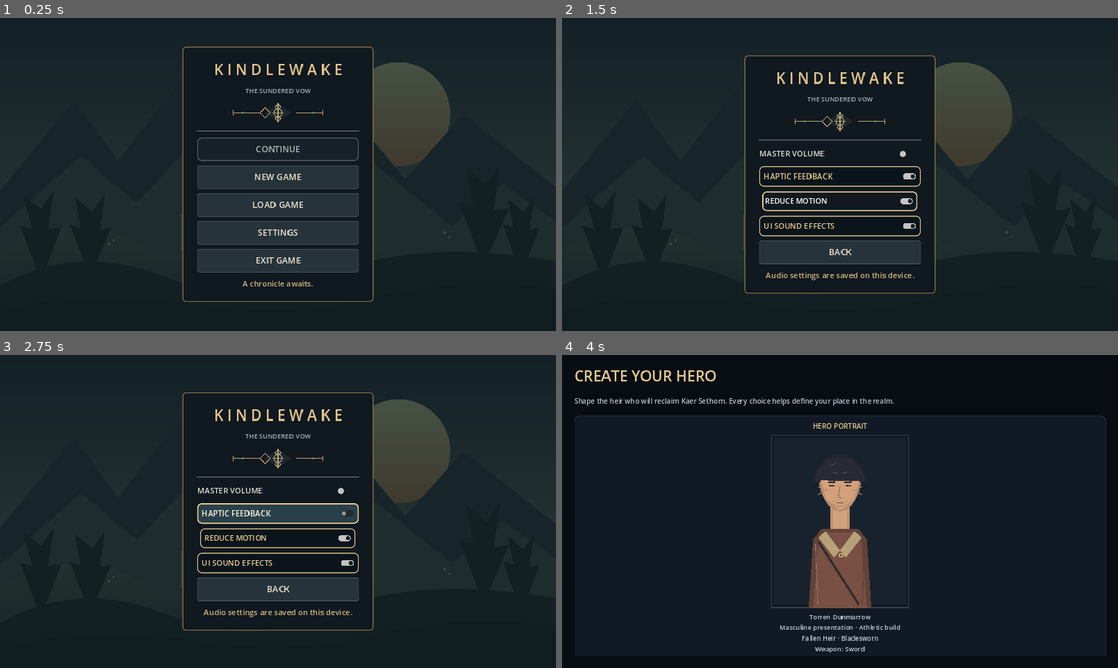
Above: before the commit, frames 1-4 (two rows, left to right).
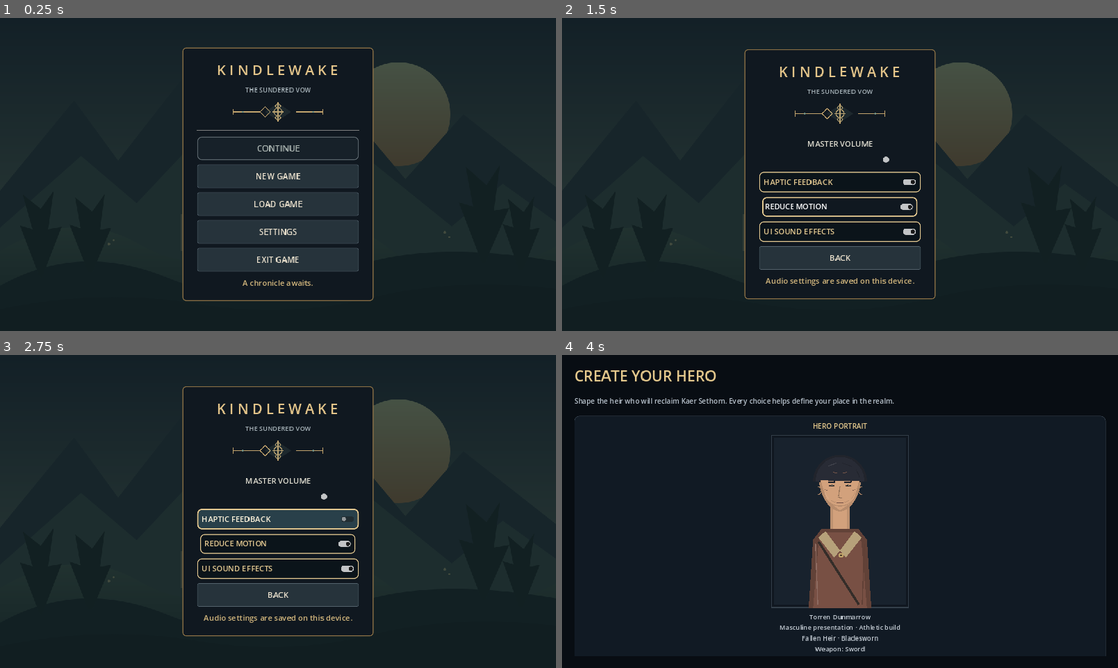
Above: after the commit, the same moments.

Repository: ninjun42215-gif/KindleWake
Game: Godot game, scene res://TitleScreen.tscn
The game is run twice, just before and just after one commit, with the same random seed, the same clock (stepped at 60 frames per second) and the same inputs.
Inputs:
- Up to frame 1 (0.25 s): no input
- Up to frame 2 (1.5 s): click "SETTINGS" at 0.5 s; click "REDUCE MOTION" at 1.25 s
- Up to frame 3 (2.75 s): click "HAPTIC FEEDBACK" at 2 s
- Up to frame 4 (4 s): click "BACK" at 2.75 s; click "NEW GAME" at 3.5 s

The runs differ from the first frame. In frame 1, 3.1% of the frame differs, in the area x 32-68%, y 9-91%; in frame 2, 5.3%; in frame 3, 6.1%, in the area x 32-68%, y 10-90%; in frame 4, nothing differs.

Commit message:
fix(ui): make title screen layout responsive on phones

Diff:
--- a/Kindlewake/scripts/ui/title_screen.gd
+++ b/Kindlewake/scripts/ui/title_screen.gd
@@ -52,29 +52,35 @@
     center.set_anchors_and_offsets_preset(Control.PRESET_FULL_RECT)
     add_child(center)
 
+    var viewport_size := get_viewport_rect().size
+    var compact := viewport_size.x < 420.0
     var panel := PanelContainer.new()
-    panel.custom_minimum_size = Vector2(maxf(300.0, minf(440.0, get_viewport_rect().size.x - 28.0)), 0)
+    # Keep the panel inside the usable viewport on narrow phones; never force
+    # a 300 px minimum that can push its edges off-screen.
+    panel.custom_minimum_size = Vector2(maxf(220.0, minf(440.0, viewport_size.x - 32.0)), 0)
     panel.size_flags_horizontal = Control.SIZE_SHRINK_CENTER
     var style := StyleBoxFlat.new()
     style.bg_color = Color("#101820")
     style.border_color = Color("#8b7045")
-    style.set_border_width_all(2)
-    style.set_corner_radius_all(8)
-    style.content_margin_left = 18 if get_viewport_rect().size.x < 480.0 else 34
-    style.content_margin_right = 18 if get_viewport_rect().size.x < 480.0 else 34
-    style.content_margin_top = 28
-    style.content_margin_bottom = 28
+    style.set_border_width_all(1 if compact else 2)
+    style.set_corner_radius_all(6 if compact else 8)
+    var side_margin := 12.0 if viewport_size.x < 380.0 else (18.0 if compact else 34.0)
+    style.content_margin_left = side_margin
+    style.content_margin_right = side_margin
+    style.content_margin_top = 20.0 if compact else 28.0
+    style.content_margin_bottom = 20.0 if compact else 28.0
     panel.add_theme_stylebox_override("panel", style)
     center.add_child(panel)
 
     root_box = VBoxContainer.new()
-    root_box.add_theme_constant_override("separation", 13)
+    root_box.add_theme_constant_override("separation", 9 if compact else 13)
     panel.add_child(root_box)
 
     var title := Label.new()
     title.text = "K I N D L E W A K E"
     title.horizontal_alignment = HORIZONTAL_ALIGNMENT_CENTER
-    title.add_theme_font_size_override("font_size", 28 if get_viewport_rect().size.x < 480.0 else 34)
+    title.size_flags_horizontal = Control.SIZE_EXPAND_FILL
+    title.add_theme_font_size_override("font_size", 19 if viewport_size.x < 340.0 else (23 if compact else 32))
     title.add_theme_color_override("font_color", Color("#e4c58a"))
     root_box.add_child(title)
 
@@ -87,7 +93,8 @@
 
     var ornament := TextureRect.new()
     ornament.texture = load("res://assets/art/ui/ornament_divider.svg")
-    ornament.custom_minimum_size = Vector2(320, 54)
+    ornament.custom_minimum_size = Vector2(minf(320.0, maxf(176.0, viewport_size.x - 72.0)), 42 if compact else 54)
+    ornament.size_flags_horizontal = Control.SIZE_EXPAND_FILL
     ornament.expand_mode = TextureRect.EXPAND_IGNORE_SIZE
     ornament.stretch_mode = TextureRect.STRETCH_KEEP_ASPECT_CENTERED
     ornament.mouse_filter = Control.MOUSE_FILTER_IGNORE
@@ -109,9 +116,10 @@
 func _button(label: String, callback: Callable, primary: bool = false) -> Button:
     var b := Button.new()
     b.text = label
-    b.custom_minimum_size = Vector2(0, 54)
+    var compact := get_viewport_rect().size.x < 420.0
+    b.custom_minimum_size = Vector2(0, 48 if compact else 54)
     b.size_flags_horizontal = Control.SIZE_EXPAND_FILL
-    b.add_theme_font_size_override("font_size", 20)
+    b.add_theme_font_size_override("font_size", 16 if compact else 19)
     var normal := StyleBoxFlat.new()
     normal.bg_color = Color("#26333b") if not primary else Color("#59452b")
     normal.border_color = Color("#596873") if not primary else Color("#c09b5e")
@@ -213,20 +221,23 @@
     status_label.text = "Audio settings are saved on this device."
     var cfg := ConfigFile.new()
     cfg.load(SETTINGS_PATH)
-    var row := HBoxContainer.new()
+    # Stack the label and slider so the settings row never overflows on phones.
+    var volume_group := VBoxContainer.new()
+    volume_group.add_theme_constant_override("separation", 4)
     var label := Label.new()
     label.text = "MASTER VOLUME"
-    label.size_flags_horizontal = Control.SIZE_EXPAND_FILL
-    row.add_child(label)
+    label.horizontal_alignment = HORIZONTAL_ALIGNMENT_CENTER
+    volume_group.add_child(label)
     master_slider = HSlider.new()
-    master_slider.custom_minimum_size = Vector2(180, 36)
+    master_slider.custom_minimum_size = Vector2(0, 36)
+    master_slider.size_flags_horizontal = Control.SIZE_EXPAND_FILL
     master_slider.min_value = 0.0
     master_slider.max_value = 1.0
     master_slider.step = 0.05
     master_slider.value = float(cfg.get_value("audio", "master", 0.8))
     master_slider.value_changed.connect(_on_volume_changed)
-    row.add_child(master_slider)
-    content_box.add_child(row)
+    volume_group.add_child(master_slider)
+    content_box.add_child(volume_group)
 
     var haptics_toggle := CheckButton.new()
     haptics_toggle.text = "HAPTIC FEEDBACK"
